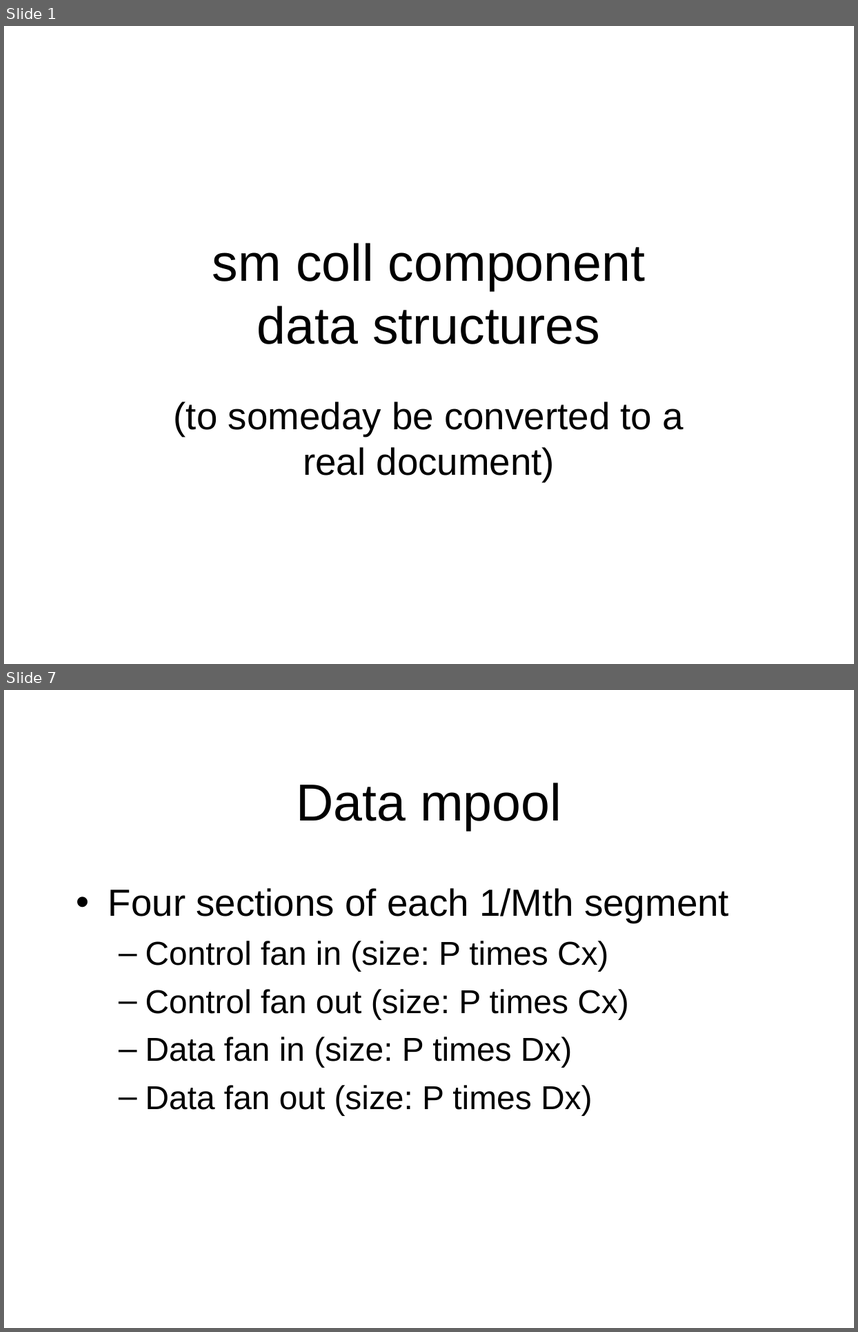
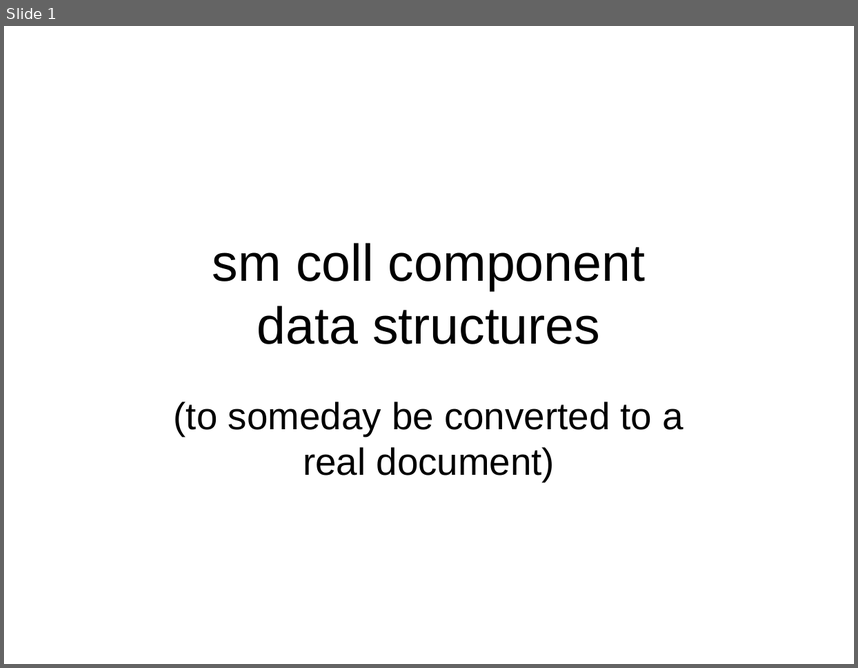
Before and after one commit to open-mpi/ompi, a slide deck: ompi/mca/coll/sm/memory-layout.ppt. Shown one above the other, each under a label of ours: slides 1 and 7 before the commit, slide 1 after it; the slides between them are not shown. The pictures are 858x1332 and 858x668 pixels, drawn with LibreOffice and Linux fonts; fonts in the diff are those of the drawing. Boxes give left, top, right and bottom in pixels: in the first picture for what was removed or moved away, otherwise in the second. Text is boxed around its words. In the diff, an @@ line names an element or a change of style, - is before the commit and + after.

Commit message:
Update data structures
This commit was SVN r7150.

```diff
--- a/ompi/mca/coll/sm/memory-layout.ppt
+++ b/ompi/mca/coll/sm/memory-layout.ppt
@@ slide 7 removed at bbox=[4, 690, 854, 1328], background #FFFFFF @@
@@ title removed at bbox=[296, 782, 562, 830] @@
-Data mpool
@@ text removed at bbox=[108, 888, 729, 1115] @@
-• Four sections of each 1/Mth segment
-  – Control fan in (size: P times Cx)
-  – Control fan out (size: P times Cx)
-  – Data fan in (size: P times Dx)
-  – Data fan out (size: P times Dx)
```
Also in this commit, not shown: 6 slides changed, 1 slide added.
